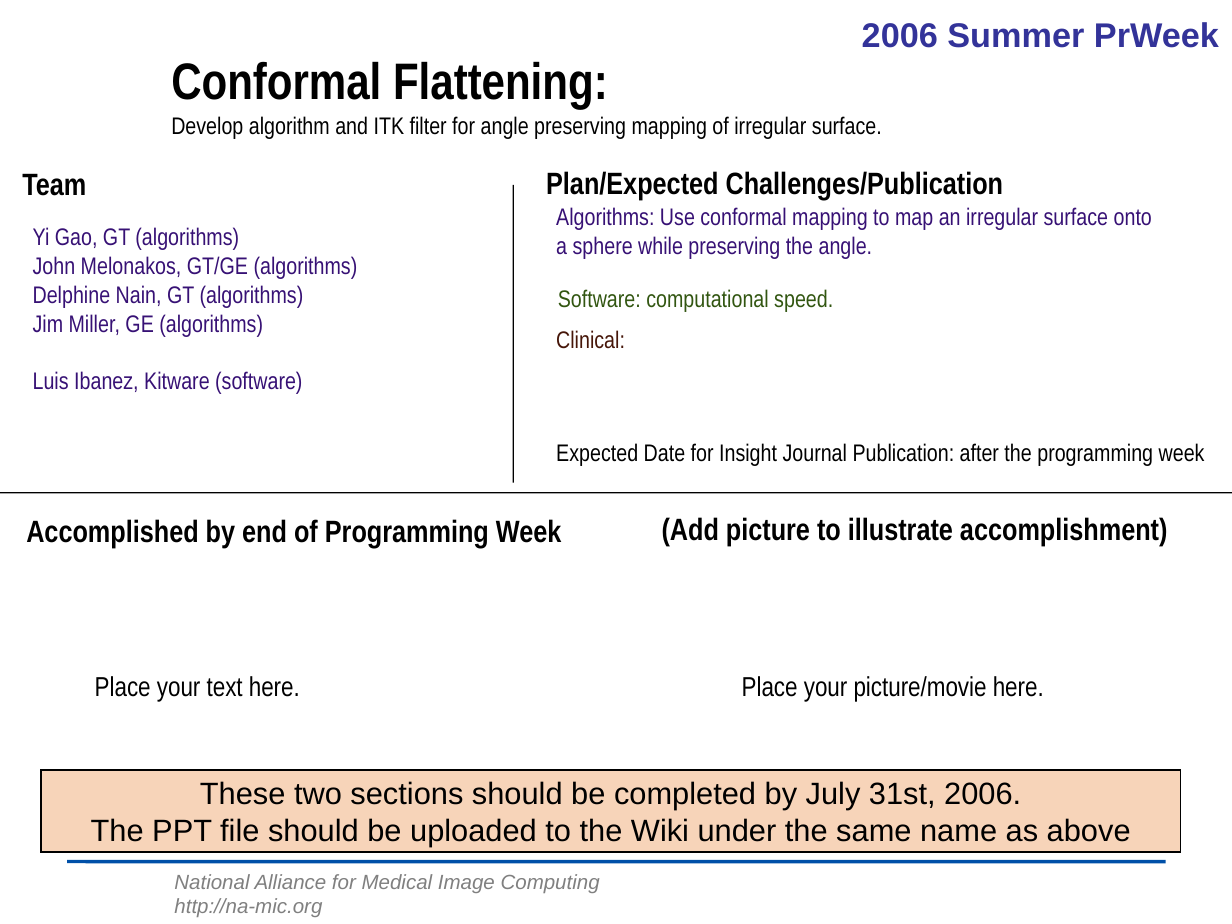
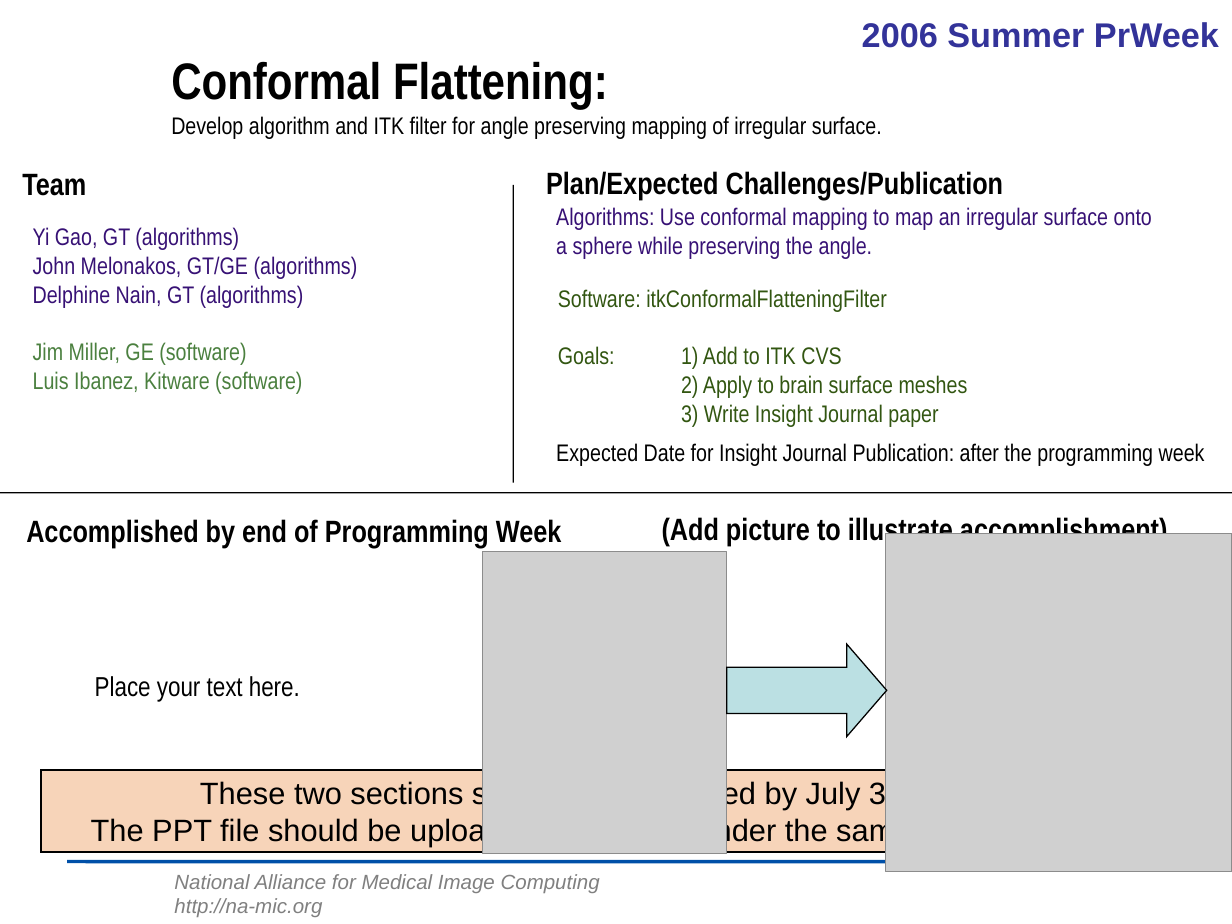
Before and after one commit to NA-MIC/NAMICSandBox, a slide deck: slide 1 of ConformalFlattening/documents/2006_Summer_Project_Week_ConformalFlattening.ppt. Drawn at 1232x924 pixels with LibreOffice and Linux fonts; fonts in the diff are those of the drawing; grey boxes stand for pictures; background and template pictures are left out. Boxes give left, top, right and bottom in pixels: in the first picture for what was removed or moved away, otherwise in the second. Text is boxed around its words. In the diff, an @@ line names an element or a change of style, - is before the commit and + after.

Commit message:
STYLE: update 4-block ppt

```diff
--- a/ConformalFlattening/documents/2006_Summer_Project_Week_ConformalFlattening.ppt
+++ b/ConformalFlattening/documents/2006_Summer_Project_Week_ConformalFlattening.ppt
@@ text removed at [558, 289, 833, 312] @@
-Software: computational speed.
@@ text added at [558, 289, 968, 427], 14 pt, text #325611 @@
+Software: itkConformalFlatteningFilter
+Goals: 1) Add to ITK CVS
+2) Apply to brain surface meshes
+3) Write Insight Journal paper
@@ text at [33, 342, 246, 365]: text changed; text colour #371175 to #4B803F @@
-Jim Miller, GE (algorithms)
+Jim Miller, GE (software)
@@ text removed at [556, 330, 625, 349] @@
-Clinical:
@@ text at [33, 371, 302, 394]: text colour #371175 to #4B803F in "Luis Ibanez, Kitware (software)" @@
@@ picture added at [885, 533, 1232, 871] @@
@@ picture added at [483, 552, 727, 855] @@
@@ right arrow added at [727, 644, 887, 737], fill #BBE0E3, outline #000000 0.74 pt @@
@@ text removed at [742, 676, 1044, 702] @@
-Place your picture/movie here.
```
